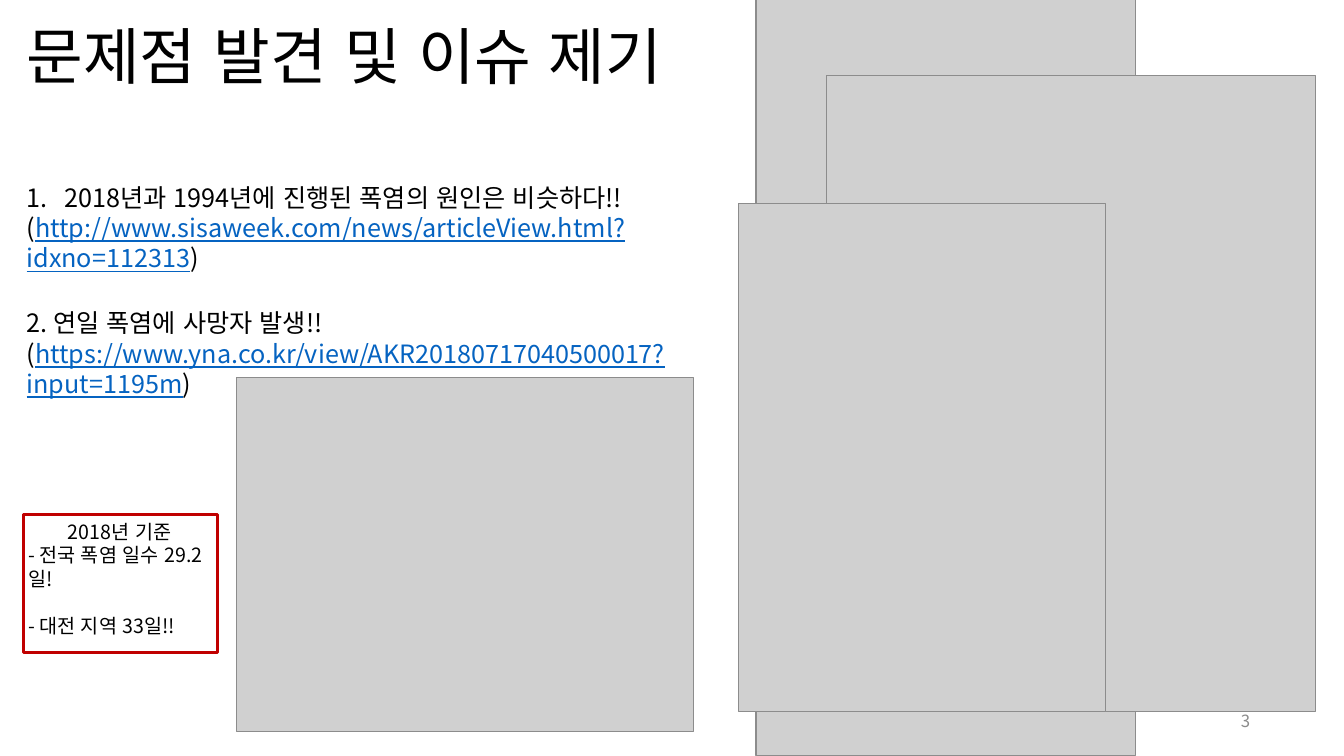
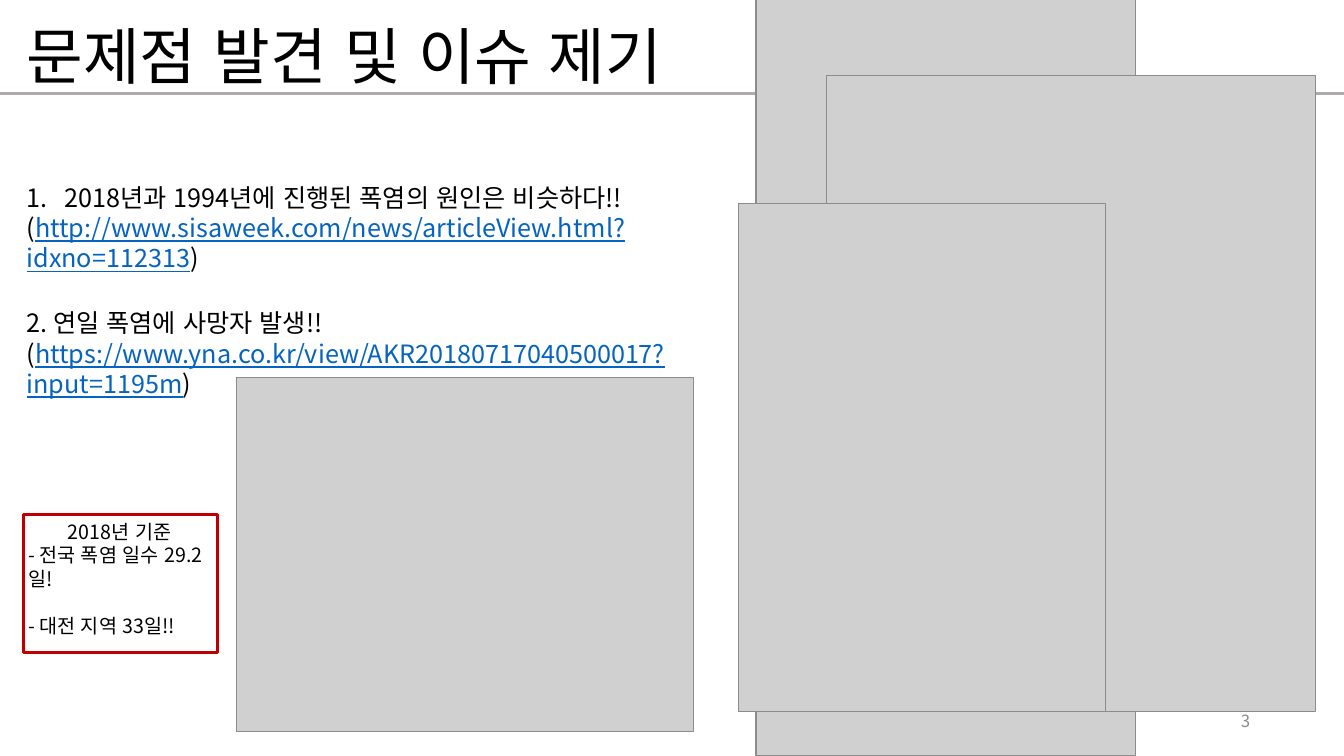
Before and after one commit to devsungmin/-Competition, a slide deck: slide 3 of 기상데이터분석 인공지능활용 창업경진대회 /결승전 준비/대전지역 폭염 예측 기술 _해와 달 사이 그대(선문대)_결승전.pptx. Drawn at 1344x756 pixels with LibreOffice and Linux fonts; fonts in the diff are those of the drawing; grey boxes stand for pictures. Boxes give left, top, right and bottom in pixels: in the first picture for what was removed or moved away, otherwise in the second. Text is boxed around its words. In the diff, an @@ line names an element or a change of style, - is before the commit and + after.

```diff
--- a/기상데이터분석 인공지능활용 창업경진대회 /결승전 준비/대전지역 폭염 예측 기술 _해와 달 사이 그대(선문대)_결승전.pptx
+++ b/기상데이터분석 인공지능활용 창업경진대회 /결승전 준비/대전지역 폭염 예측 기술 _해와 달 사이 그대(선문대)_결승전.pptx
@@ line added from (0, 94) to (1344, 94), #AFABAB 2.25 pt @@
```
Also in this commit, not shown: 9 other slides changed, 1 other file.
